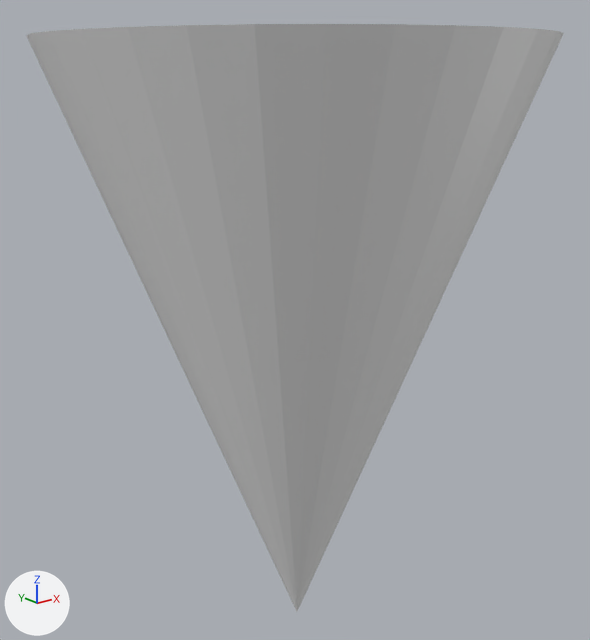
The OBJ model IceCreamMaker3d/res/Cup.obj: old version first, new version second.
Both versions are drawn from a camera (50 mm lens) standing at (-0.611, -0.783, 0.194) and looking at (0.03, 0.018, -0.126). Every picture has the same lights, and +X, +Y and +Z are marked at lower left. The picture after the commit comes second. Where no turn or scale is listed for an object, it has been applied to the vertices.
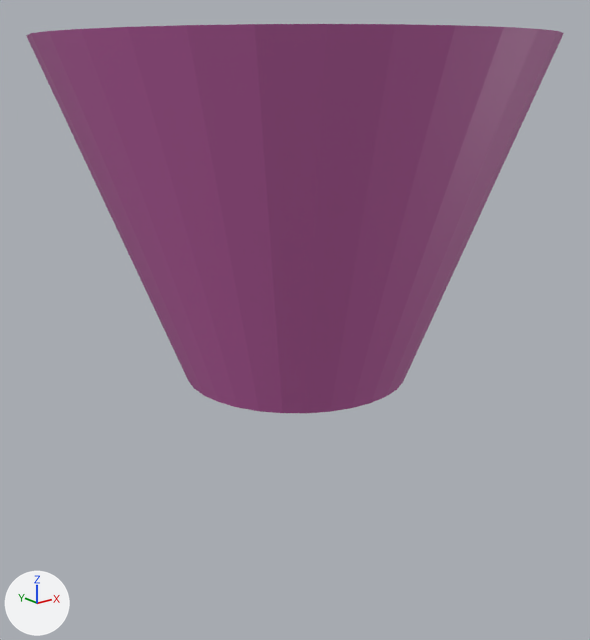
The edits, one by one:
Picture 'CupTexture.png' (img_cuptexture_png) is new.
Material 'Material' (mat_material) is new.
Its texture is img_cuptexture_png.
me_cone_001 is used by ob_cone_001; location (0.0, 0.0, 0.0).
me_cone_001 had 33 vertices, 33 faces and spanned x -0.279..0.321, y -0.292..0.307, z -0.565..0.226.
me_cone_001 now has 64 vertices, 34 faces and spans x -0.279..0.321, y -0.292..0.307, z -0.19..0.226.
Part 1, on me_cone_001:
1 vertex is removed from x 0.021, y 0.002, z -0.565.
32 faces are deleted.
32 vertices are added at x -0.121..0.164, y -0.137..0.148, z -0.19.
33 new faces join them.
me_cone_001 gains material mat_material (picture img_cuptexture_png).

Pixel boxes (x1, y1, x2, y2) of what changed, in the pictures (590 x 640 px):
'Cone.001', reshaped, recoloured (white to purple, 34% shorter)
    before: (26, 24, 564, 611)
    after: (26, 24, 564, 413)
